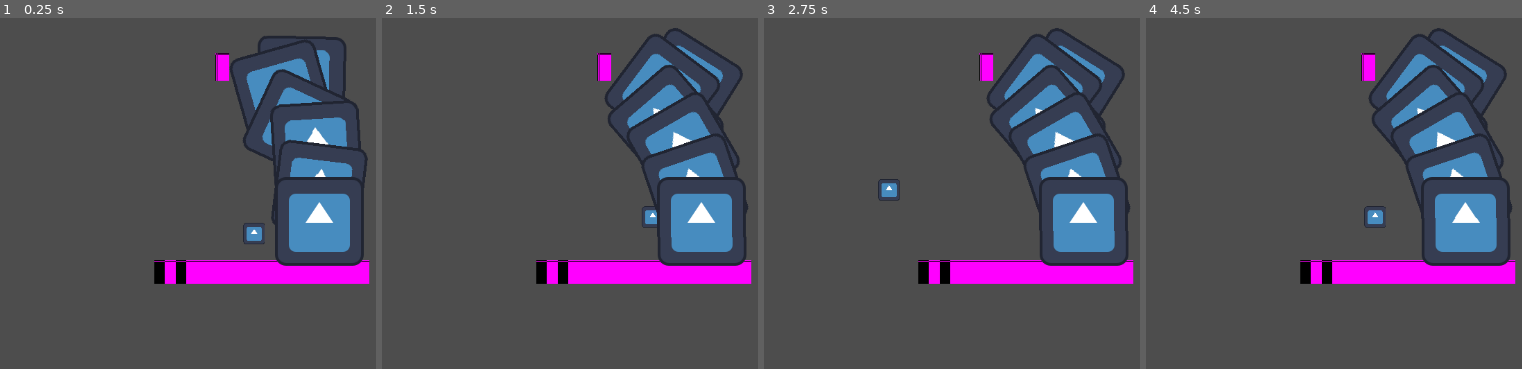
Above: before the commit, frames 1-4 (left to right).
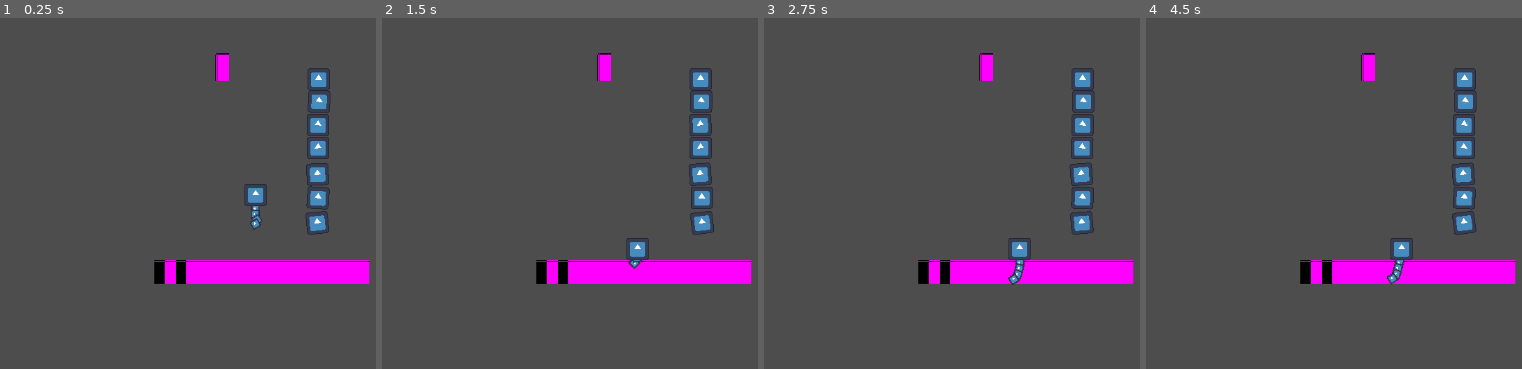
Above: after the commit, the same moments.

Repository: Daniel-M-C/CalgaryHacks2025
Game: Godot game, scene res://World/main_world.tscn
Two runs of this game, one before a commit and one after it. Both use one fixed random seed, a clock stepped at 60 frames per second and the inputs below. The engine's default icon, where the game draws it, is replaced by a stand-in: a white triangle on a blue panel in a dark square.
Inputs (mouse positions are in pixels of both pictures, inside the frame that each line leads up to):
- Up to frame 1 (0.25 s): no input
- Up to frame 2 (1.5 s): tap Enter (ui_accept) at 0.5, 0.77, 0.8, 1.07, 1.35 s; move the mouse to (outside the picture) at 0.52 s; hold Space (action, bound only after the commit) 0.53-1.28 s; hold Right (ui_right) from 0.53 s (still down); move the mouse to (603, 165) at 1.27 s
- Up to frame 3 (2.75 s): tap Enter (ui_accept) at 1.52, 1.82, 2.3 s; tap Space (action, bound only after the commit) at 1.55 s; move the mouse to (outside the picture) at 2.02 s; release Right (ui_right) at 2.03 s; press the mouse at (outside the picture) at 2.03 s; hold Left (ui_left) from 2.03 s (still down)
- Up to frame 4 (4.5 s): move the mouse to (1488, 235) at 2.77 s; release Left (ui_left) at 2.78 s; release the mouse at (1488, 235) at 2.78 s; hold Right (ui_right) 2.78-4.28 s; tap Space (action, bound only after the commit) at 2.85 s; tap Enter (ui_accept) at 3.02, 3.32, 3.77, 3.8, 4.07, 4.35 s; move the mouse to (outside the picture) at 3.52 s; hold Space (action, bound only after the commit) 3.53-4.28 s; move the mouse to (1288, 77) at 4.27 s; hold Left (ui_left) from 4.28 s (still down)

The runs differ from the first frame. In frame 1, 9.8% of the frame differs, in the area x 61-98%, y 5-71%; in frame 2, 9.8%; in frame 3, 10%, in the area x 30-98%, y 2-77%; in frame 4, 10%.

Commit message:
player carry

Diff:
--- a/World/main_world.tscn
+++ b/World/main_world.tscn
@@ -11,7 +11,7 @@
 lock_x = true
 
 [node name="PlayerOne" parent="." instance=ExtResource("2_rocas")]
-position = Vector2(391, 425)
+position = Vector2(393, 369)
 
 [node name="DraggablePlatform2" parent="." instance=ExtResource("1_16qqv")]
 position = Vector2(402, 508)
--- a/cable.tscn
+++ b/cable.tscn
@@ -1,24 +1,19 @@
-[gd_scene load_steps=6 format=3 uid="uid://bhsrdhvqho0uw"]
+[gd_scene load_steps=5 format=3 uid="uid://bhsrdhvqho0uw"]
 
-[ext_resource type="Script" uid="uid://bmf7uyi2mx36f" path="res://cable.gd" id="1_3ytm0"]
 [ext_resource type="Texture2D" uid="uid://bd4baj72jb54t" path="res://icon.svg" id="1_omul7"]
 
 [sub_resource type="RectangleShape2D" id="RectangleShape2D_3ytm0"]
-size = Vector2(116, 118)
 
 [sub_resource type="CapsuleShape2D" id="CapsuleShape2D_jqrxp"]
-radius = 28.0
-height = 100.0
 
 [sub_resource type="RectangleShape2D" id="RectangleShape2D_lxnu8"]
-size = Vector2(113, 114)
 
 [node name="Cable" type="Node2D"]
-scale = Vector2(0.25, 0.25)
-script = ExtResource("1_3ytm0")
 
 [node name="CableBlock" type="StaticBody2D" parent="."]
 position = Vector2(0, -2)
+scale = Vector2(0.25, 0.25)
+collision_layer = 2
 
 [node name="Sprite2D" type="Sprite2D" parent="CableBlock"]
 texture = ExtResource("1_omul7")
@@ -28,45 +23,49 @@
 shape = SubResource("RectangleShape2D_3ytm0")
 
 [node name="PinJoint2D" type="PinJoint2D" parent="."]
-position = Vector2(1, 62)
+position = Vector2(0, 16)
 node_a = NodePath("../CableBlock")
 node_b = NodePath("../CableBody")
-softness = 3.0
 
 [node name="CableBody" type="RigidBody2D" parent="."]
-position = Vector2(1, 129)
+position = Vector2(1, 30)
+collision_layer = 2
 
 [node name="Sprite2D" type="Sprite2D" parent="CableBody"]
+scale = Vector2(0.25, 0.25)
 texture = ExtResource("1_omul7")
 
 [node name="CollisionShape2D" type="CollisionShape2D" parent="CableBody"]
+position = Vector2(0, 1)
 shape = SubResource("CapsuleShape2D_jqrxp")
 
 [node name="PinJoint2D2" type="PinJoint2D" parent="."]
-position = Vector2(1, 196)
+position = Vector2(0, 49)
 node_a = NodePath("../CableBody")
 node_b = NodePath("../CableBody2")
-softness = 3.0
 
 [node name="CableBody2" type="RigidBody2D" parent="."]
-position = Vector2(1, 260)
+position = Vector2(0, 64)
+collision_layer = 2
 
 [node name="Sprite2D" type="Sprite2D" parent="CableBody2"]
+scale = Vector2(0.25, 0.25)
 texture = ExtResource("1_omul7")
 
 [node name="CollisionShape2D" type="CollisionShape2D" parent="CableBody2"]
 shape = SubResource("CapsuleShape2D_jqrxp")
 
 [node name="PinJoint2D3" type="PinJoint2D" parent="."]
-position = Vector2(0, 326)
+position = Vector2(0, 83)
 node_a = NodePath("../CableBody2")
 node_b = NodePath("../CableBody3")
-softness = 3.0
 
 [node name="CableBody3" type="RigidBody2D" parent="."]
-position = Vector2(1, 396)
+position = Vector2(0, 97)
+collision_layer = 2
 
 [node name="Sprite2D" type="Sprite2D" parent="CableBody3"]
+scale = Vector2(0.25, 0.25)
 texture = ExtResource("1_omul7")
 
 [node name="CollisionShape2D" type="CollisionShape2D" parent="CableBody3"]
@@ -74,45 +73,49 @@
 shape = SubResource("CapsuleShape2D_jqrxp")
 
 [node name="PinJoint2D4" type="PinJoint2D" parent="."]
-position = Vector2(1, 470)
+position = Vector2(0, 117)
 node_a = NodePath("../CableBody3")
 node_b = NodePath("../CableBody4")
-softness = 3.0
 
 [node name="CableBody4" type="RigidBody2D" parent="."]
-position = Vector2(2, 540)
+position = Vector2(-2, 135)
+collision_layer = 2
 
 [node name="Sprite2D" type="Sprite2D" parent="CableBody4"]
+scale = Vector2(0.25, 0.25)
 texture = ExtResource("1_omul7")
 
 [node name="CollisionShape2D" type="CollisionShape2D" parent="CableBody4"]
 shape = SubResource("CapsuleShape2D_jqrxp")
 
 [node name="PinJoint2D5" type="PinJoint2D" parent="."]
-position = Vector2(2, 611)
+position = Vector2(-2, 152)
 node_a = NodePath("../CableBody4")
 node_b = NodePath("../CableBody5")
-softness = 3.0
 
 [node name="CableBody5" type="RigidBody2D" parent="."]
-position = Vector2(2, 684)
+position = Vector2(-1, 169)
+collision_layer = 2
 
 [node name="Sprite2D" type="Sprite2D" parent="CableBody5"]
+scale = Vector2(0.25, 0.25)
 texture = ExtResource("1_omul7")
 
 [node name="CollisionShape2D" type="CollisionShape2D" parent="CableBody5"]
 shape = SubResource("CapsuleShape2D_jqrxp")
 
 [node name="PinJoint2D6" type="PinJoint2D" parent="."]
-position = Vector2(2, 757)
+position = Vector2(-1, 185)
 node_a = NodePath("../CableBody5")
 node_b = NodePath("../CableEnd")
-softness = 3.0
 
 [node name="CableEnd" type="RigidBody2D" parent="."]
-position = Vector2(5, 827)
+position = Vector2(-3, 205)
+collision_layer = 4
+collision_mask = 4
 
 [node name="Sprite2D" type="Sprite2D" parent="CableEnd"]
+scale = Vector2(0.25, 0.25)
 texture = ExtResource("1_omul7")
 
 [node name="CollisionShape2D" type="CollisionShape2D" parent="CableEnd"]
--- a/player_one.gd
+++ b/player_one.gd
@@ -5,22 +5,29 @@
 const JUMP_VELOCITY = -400.0
 const MAX_HP = 100
 var hp = MAX_HP
+var carry_objext = ""
 
 
 func _physics_process(delta):
-	# Add the gravity.
+
+	if carry_objext:
+		if global_position.x - carry_objext.global_position.x > 25 or global_position.y - carry_objext.global_position.y > 25:
+			$GrabPoint.set_node_b("")
+			carry_objext = ""
+
+
 	if not is_on_floor():
 		velocity += get_gravity() * delta
 
-	# Handle jump.
-	if Input.is_action_just_pressed("ui_accept") and is_on_floor():
+	if Input.is_action_just_pressed("up") and is_on_floor():
 		velocity.y = JUMP_VELOCITY
-
-	# Get the input direction and handle the movement/deceleration.
-	# As good practice, you should replace UI actions with custom gameplay actions.
-	var direction = Input.get_axis("ui_left", "ui_right")
+	var direction = Input.get_axis("left", "right")
 	if direction:
 		velocity.x = direction * SPEED
+		if velocity.x < 0:
+			$AnimatedSprite2D.scale.x = -0.25
+		elif velocity.x > 0:
+			$AnimatedSprite2D.scale.x = 0.25
 	else:
 		velocity.x = move_toward(velocity.x, 0, SPEED)
 
@@ -34,3 +41,12 @@
 		hp -= 10
 
 	pass
+func _input(event):
+	if event.is_action_pressed("action"):
+		if $CarryArea.get_overlapping_bodies():
+			carry_objext = $CarryArea.get_overlapping_bodies()[0]
+			$GrabPoint.set_node_b(carry_objext.get_path())
+
+			pass
+		pass
+	pass
--- a/player_one.tscn
+++ b/player_one.tscn
@@ -47,12 +47,21 @@
 color_ramp = SubResource("GradientTexture1D_0h8gg")
 alpha_curve = SubResource("CurveTexture_chexb")
 
+[sub_resource type="CapsuleShape2D" id="CapsuleShape2D_chexb"]
+radius = 1.0
+height = 2.0
+
+[sub_resource type="CircleShape2D" id="CircleShape2D_chexb"]
+radius = 37.054
+
 [node name="PlayerOne" type="CharacterBody2D"]
+z_index = 3
 script = ExtResource("1_oi0yx")
 
 [node name="AnimatedSprite2D" type="AnimatedSprite2D" parent="."]
+z_index = 3
 position = Vector2(1.90735e-06, -0.999998)
-scale = Vector2(0.242188, 0.242188)
+scale = Vector2(0.25, 0.25)
 sprite_frames = SubResource("SpriteFrames_0h8gg")
 
 [node name="CollisionShape2D" type="CollisionShape2D" parent="."]
@@ -71,4 +80,127 @@
 amount = 24
 process_material = SubResource("ParticleProcessMaterial_oe7yg")
 
+[node name="Tail" type="Node2D" parent="."]
+z_index = 2
+position = Vector2(3, 0)
+rotation = -1.5708
+
+[node name="PinJoint2D" type="PinJoint2D" parent="Tail"]
+position = Vector2(6, -3)
+node_a = NodePath("../..")
+node_b = NodePath("../TailBody")
+
+[node name="TailBody" type="RigidBody2D" parent="Tail"]
+position = Vector2(0, -3)
+collision_layer = 0
+collision_mask = 0
+
+[node name="Sprite2D" type="Sprite2D" parent="Tail/TailBody"]
+scale = Vector2(0.1, 0.1)
+texture = ExtResource("2_chexb")
+
+[node name="CollisionShape2D" type="CollisionShape2D" parent="Tail/TailBody"]
+position = Vector2(0, 1)
+shape = SubResource("CapsuleShape2D_chexb")
+
+[node name="PinJoint2D2" type="PinJoint2D" parent="Tail"]
+position = Vector2(-4, -3)
+node_a = NodePath("../TailBody")
+node_b = NodePath("../TailBody2")
+
+[node name="TailBody2" type="RigidBody2D" parent="Tail"]
+position = Vector2(-9, -3)
+collision_layer = 0
+collision_mask = 0
+
+[node name="Sprite2D" type="Sprite2D" parent="Tail/TailBody2"]
+scale = Vector2(0.1, 0.1)
+texture = ExtResource("2_chexb")
+
+[node name="CollisionShape2D" type="CollisionShape2D" parent="Tail/TailBody2"]
+shape = SubResource("CapsuleShape2D_chexb")
+
+[node name="PinJoint2D3" type="PinJoint2D" parent="Tail"]
+position = Vector2(-14, -3)
+node_a = NodePath("../TailBody2")
+node_b = NodePath("../TailBody3")
+
+[node name="TailBody3" type="RigidBody2D" parent="Tail"]
+position = Vector2(-19, -3)
+collision_layer = 0
+collision_mask = 0
+
+[node name="Sprite2D" type="Sprite2D" parent="Tail/TailBody3"]
+scale = Vector2(0.1, 0.1)
+texture = ExtResource("2_chexb")
+
+[node name="CollisionShape2D" type="CollisionShape2D" parent="Tail/TailBody3"]
+position = Vector2(0, 3)
+shape = SubResource("CapsuleShape2D_chexb")
+
+[node name="PinJoint2D4" type="PinJoint2D" parent="Tail"]
+position = Vector2(-23, -3)
+node_a = NodePath("../TailBody3")
+node_b = NodePath("../TailBody4")
+
+[node name="TailBody4" type="RigidBody2D" parent="Tail"]
+position = Vector2(-27, -3)
+collision_layer = 0
+collision_mask = 0
+
+[node name="Sprite2D" type="Sprite2D" parent="Tail/TailBody4"]
+scale = Vector2(0.1, 0.1)
+texture = ExtResource("2_chexb")
+
+[node name="CollisionShape2D" type="CollisionShape2D" parent="Tail/TailBody4"]
+position = Vector2(0, 1)
+shape = SubResource("CapsuleShape2D_chexb")
+
+[node name="PinJoint2D5" type="PinJoint2D" parent="Tail"]
+position = Vector2(-31, -3)
+node_a = NodePath("../TailBody4")
+node_b = NodePath("../TailBody5")
+
+[node name="TailBody5" type="RigidBody2D" parent="Tail"]
+position = Vector2(-36, -3)
+collision_layer = 0
+collision_mask = 0
+
+[node name="Sprite2D" type="Sprite2D" parent="Tail/TailBody5"]
+scale = Vector2(0.1, 0.1)
+texture = ExtResource("2_chexb")
+
+[node name="CollisionShape2D" type="CollisionShape2D" parent="Tail/TailBody5"]
+shape = SubResource("CapsuleShape2D_chexb")
+
+[node name="PinJoint2D6" type="PinJoint2D" parent="Tail"]
+position = Vector2(-40, -3)
+node_a = NodePath("../TailBody5")
+node_b = NodePath("../TailBody6")
+
+[node name="TailBody6" type="RigidBody2D" parent="Tail"]
+position = Vector2(-45, -3)
+collision_layer = 0
+collision_mask = 0
+
+[node name="Sprite2D" type="Sprite2D" parent="Tail/TailBody6"]
+scale = Vector2(0.1, 0.1)
+texture = ExtResource("2_chexb")
+
+[node name="CollisionShape2D" type="CollisionShape2D" parent="Tail/TailBody6"]
+position = Vector2(0, 3)
+shape = SubResource("CapsuleShape2D_chexb")
+
+[node name="CarryArea" type="Area2D" parent="."]
+collision_layer = 4
+collision_mask = 4
+
+[node name="CollisionShape2D" type="CollisionShape2D" parent="CarryArea"]
+position = Vector2(0, -5)
+shape = SubResource("CircleShape2D_chexb")
+
+[node name="GrabPoint" type="PinJoint2D" parent="."]
+node_a = NodePath("..")
+softness = 5.0
+
 [connection signal="body_entered" from="HurtBox" to="." method="_on_hurt_box_body_entered"]
--- a/project.godot
+++ b/project.godot
@@ -22,10 +22,32 @@
 "events": [Object(InputEventMouseButton,"resource_local_to_scene":false,"resource_name":"","device":-1,"window_id":0,"a …(253 unchanged characters)…
 ]
 }
+left={
+"deadzone": 0.2,
+"events": [Object(InputEventKey,"resource_local_to_scene":false,"resource_name":"","device":-1,"window_id":0,"alt_pressed":false,"shift_pressed":false,"ctrl_pressed":false,"meta_pressed":false,"pressed":false,"keycode":0,"physical_keycode":65,"key_label":0,"unicode":97,"location":0,"echo":false,"script":null)
+]
+}
+right={
+"deadzone": 0.2,
+"events": [Object(InputEventKey,"resource_local_to_scene":false,"resource_name":"","device":-1,"window_id":0,"alt_pressed":false,"shift_pressed":false,"ctrl_pressed":false,"meta_pressed":false,"pressed":false,"keycode":0,"physical_keycode":68,"key_label":0,"unicode":100,"location":0,"echo":false,"script":null)
+]
+}
+up={
+"deadzone": 0.2,
+"events": [Object(InputEventKey,"resource_local_to_scene":false,"resource_name":"","device":-1,"window_id":0,"alt_pressed":false,"shift_pressed":false,"ctrl_pressed":false,"meta_pressed":false,"pressed":false,"keycode":0,"physical_keycode":87,"key_label":0,"unicode":119,"location":0,"echo":false,"script":null)
+]
+}
+action={
+"deadzone": 0.2,
+"events": [Object(InputEventKey,"resource_local_to_scene":false,"resource_name":"","device":-1,"window_id":0,"alt_pressed":false,"shift_pressed":false,"ctrl_pressed":false,"meta_pressed":false,"pressed":false,"keycode":0,"physical_keycode":32,"key_label":0,"unicode":32,"location":0,"echo":false,"script":null)
+]
+}
 
 [layer_names]
 
 2d_physics/layer_1="Tiles"
+2d_physics/layer_2="nvm"
+2d_physics/layer_3="AnimalCarry"
 2d_physics/layer_4="PlayerHurter"
 
 [rendering]
Not shown: 1 places in player_one.tscn that only renumber resources
